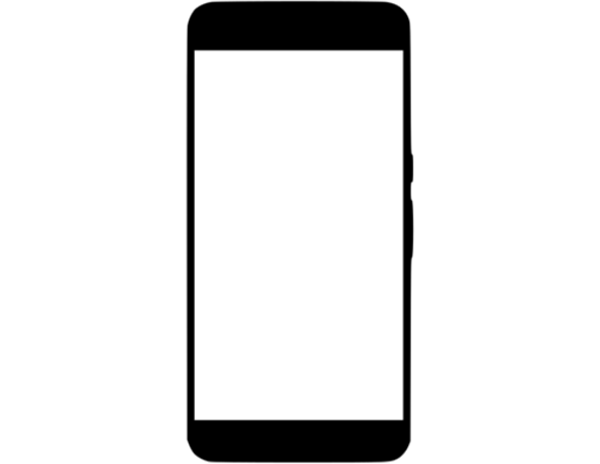
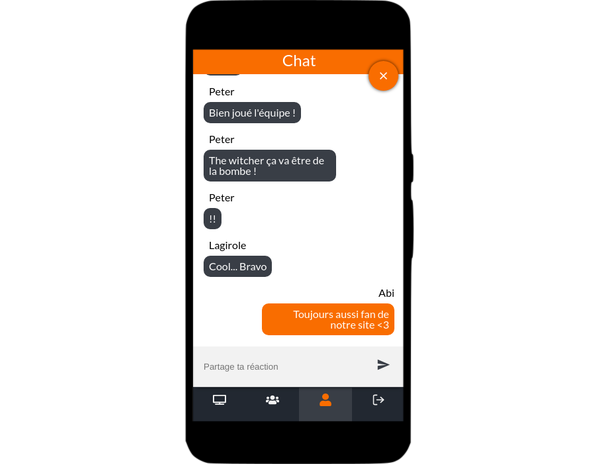
The second (600, 464) image is a revision of the first. Changes to its layers:
removed layer "2113313.svg" over [185, 0, 415, 464]
added layer "smartphone_small.png" above "serialkiller_1.png" over [185, 0, 414, 464]
added layer "serialkiller11.png" above "serialkiller10.png" over [193, 49, 405, 422]
added layer "serialkiller10.png" above "serialkiller9.png" over [193, 49, 405, 422]
